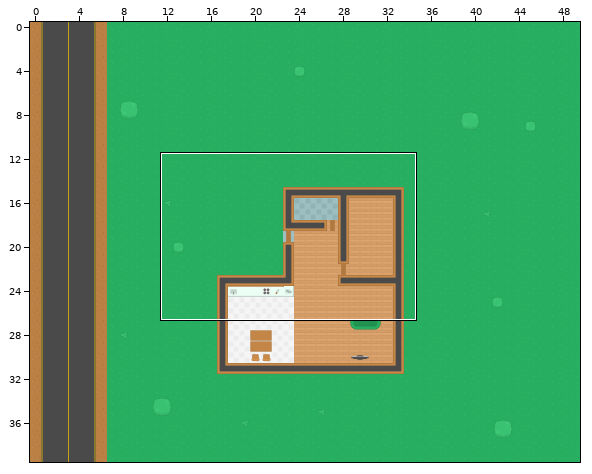
Tiled map, stored at maps/1.tmx. Above, an overview of the earlier version with the close-up marked.
Close-up. Before the commit:
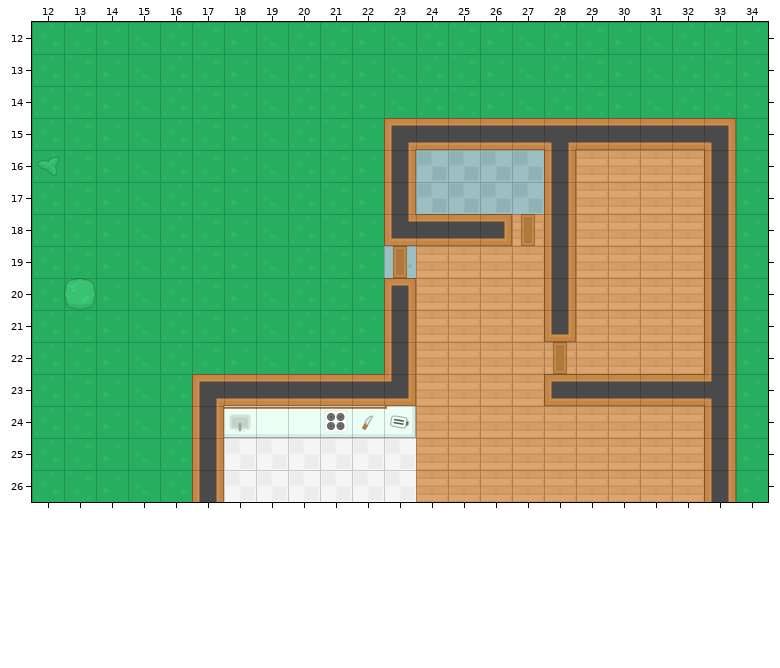
Cells are 128x128 px. Shown: x 12..34, y 12..26.
The same view after the edit:
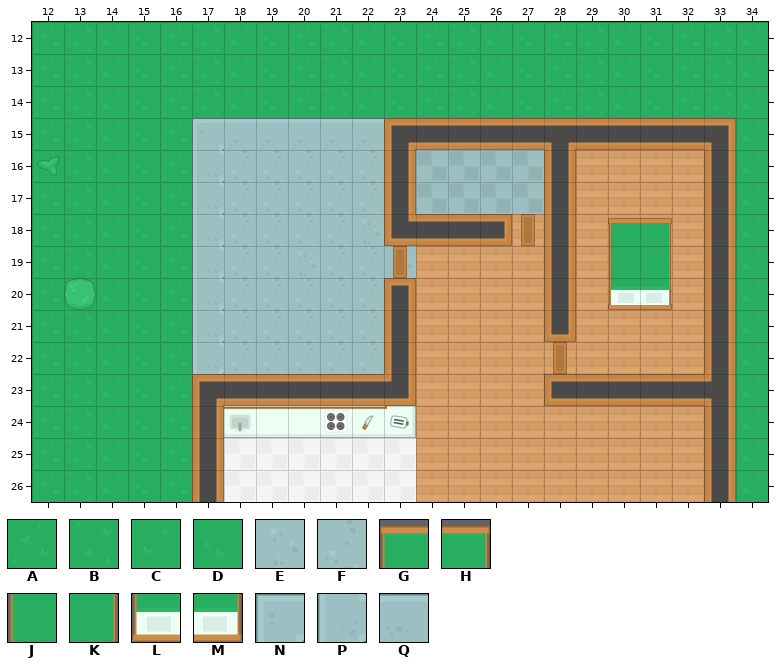
Key: from "main": A 0, B 1, C 2, D 3, E 6, F 7, G 48, H 49, J 75, K 76, L 102, M 103, N 270, P 300, Q 355.
_ is an empty cell.
From old to new:
Layer "base":
y 15: x 17..22 BCDABC -> NQQQQQ
y 16..17: x 17..22 BCDABC -> PFFFFF
y 18: x 17..22 BCDABC -> PFFFFE
y 19: x 17..22 BCDABC -> PFFEFF
y 20..22: x 17..22 BCDABC -> PFFFFF
Layer "objects":
y 18: x 30..31 __ -> GH
y 19: x 30..31 __ -> JK
y 20: x 30..31 __ -> LM
Boxes around the changes in both close-ups, in picture pixels (x1, y1, x2, y2):
changed: (192, 118, 384, 374)
added: (608, 218, 672, 310)
